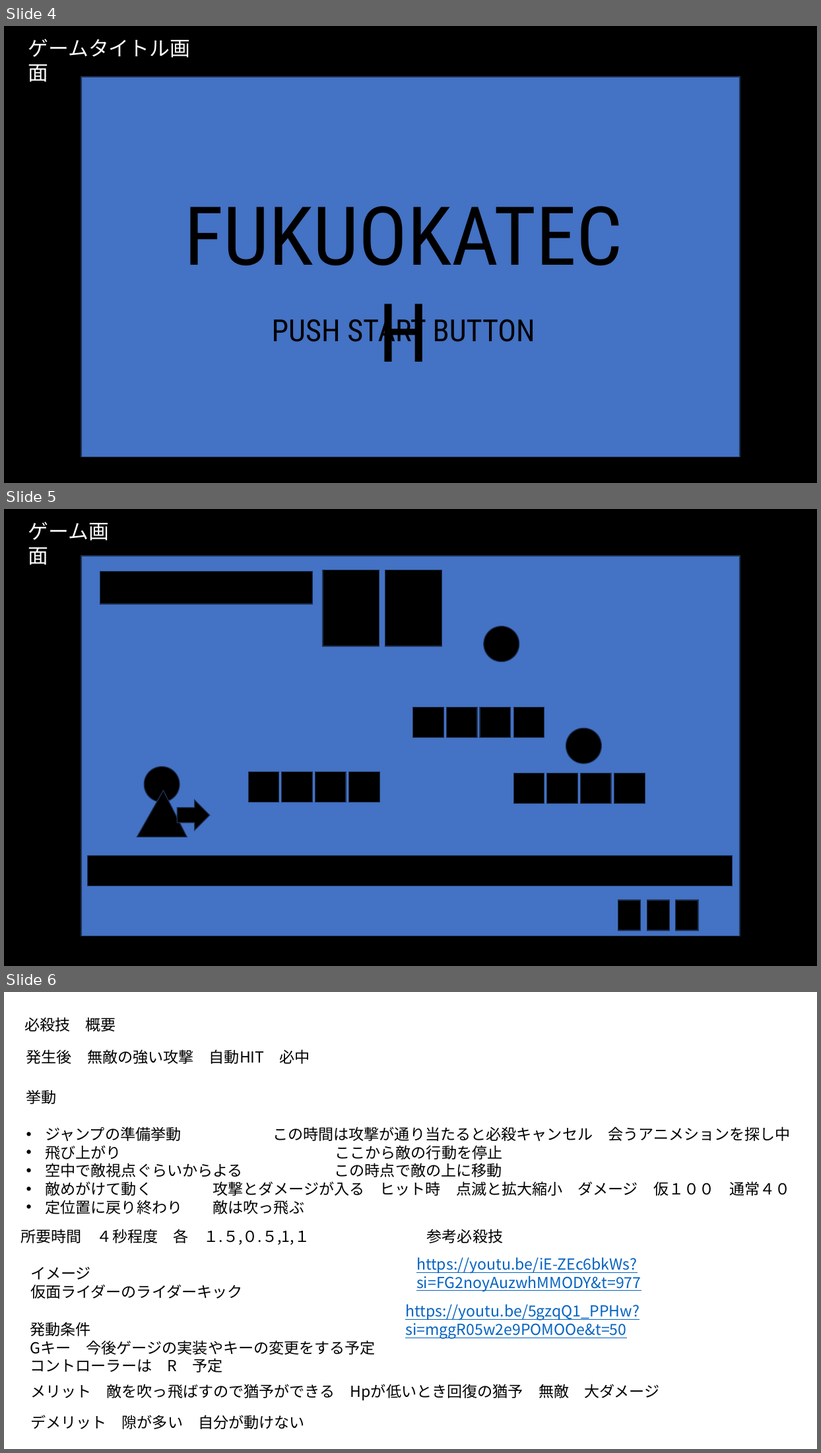
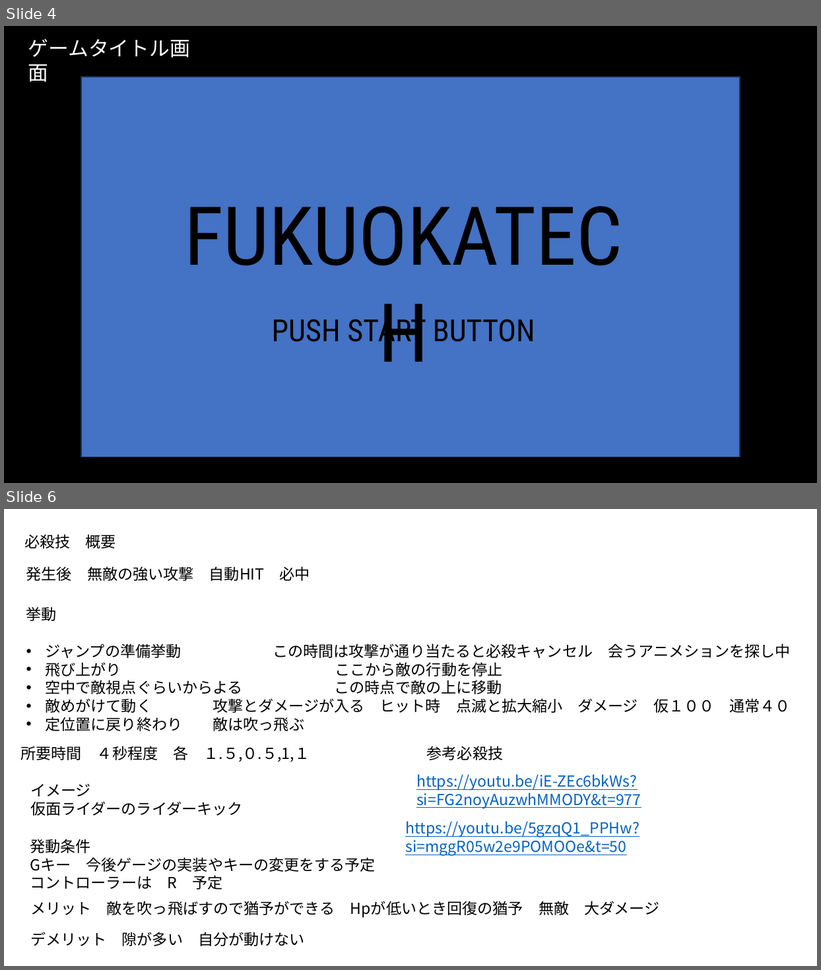
Before and after one commit to ryo-cpu/Camera, a slide deck: 概要書.pptx. Shown one above the other, each under a label of ours: slides 4, 5 and 6 before the commit, slides 4 and 6 after it; the slides between them are not shown. The pictures are 821x1453 and 821x970 pixels, drawn with LibreOffice and Linux fonts; fonts in the diff are those of the drawing. Boxes give left, top, right and bottom in pixels: in the first picture for what was removed or moved away, otherwise in the second. Text is boxed around its words. In the diff, an @@ line names an element or a change of style, - is before the commit and + after.

```diff
--- a/概要書.pptx
+++ b/概要書.pptx
@@ slide 5 removed at <box>4,509,817,966</box>, background #FFFFFF @@
@@ rectangle removed at <box>4,509,817,966</box> @@
@@ text removed at <box>28,522,109,565</box> @@
-ゲーム画面
@@ rectangle removed at <box>81,556,741,937</box> @@
@@ rectangle removed at <box>100,571,313,604</box> @@
@@ rectangle removed at <box>323,570,380,646</box> @@
@@ rectangle removed at <box>385,570,442,646</box> @@
@@ ellipse removed at <box>484,626,519,661</box> @@
@@ group removed at <box>413,707,545,738</box>: 4 rectangles @@
@@ ellipse removed at <box>566,729,602,764</box> @@
@@ ellipse removed at <box>145,767,180,803</box> @@
@@ group removed at <box>249,772,380,803</box>: 4 rectangles @@
@@ group removed at <box>514,773,645,803</box>: 4 rectangles @@
@@ triangle removed at <box>137,791,187,837</box> @@
@@ down arrow removed at <box>177,801,210,831</box> @@
@@ rectangle removed at <box>88,856,733,887</box> @@
@@ rectangle removed at <box>618,900,641,931</box> @@
@@ rectangle removed at <box>647,900,669,931</box> @@
@@ rectangle removed at <box>677,900,699,931</box> @@
```
Also in this commit, not shown: 1 slide changed, 1 slide added, 2 other files.
